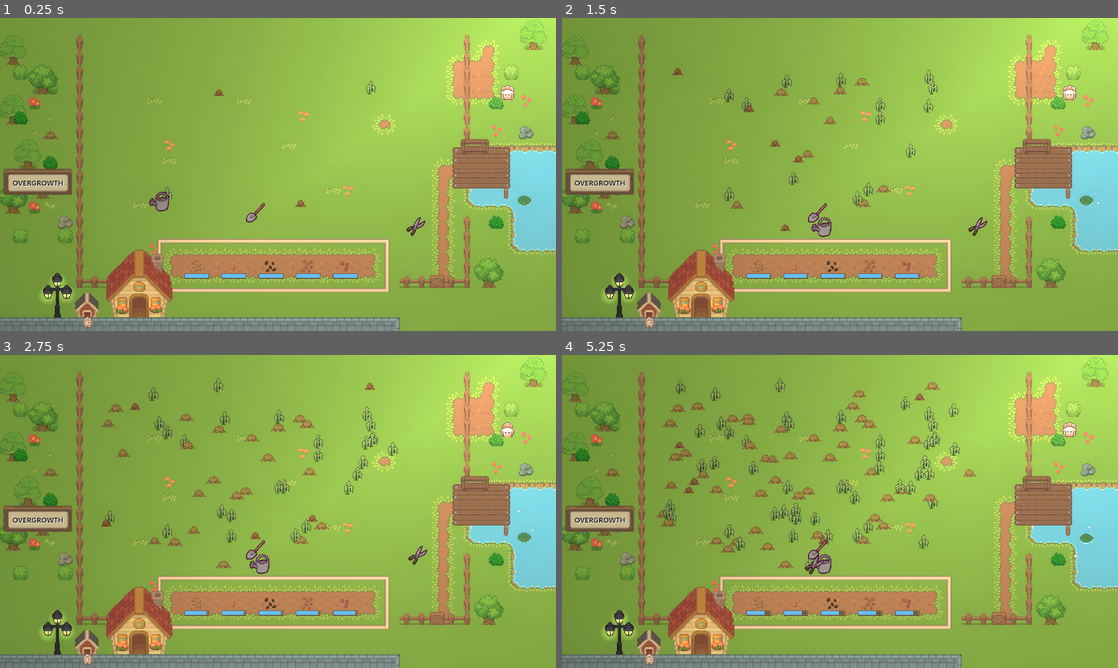
Above: before the commit, frames 1-4 (two rows, left to right).
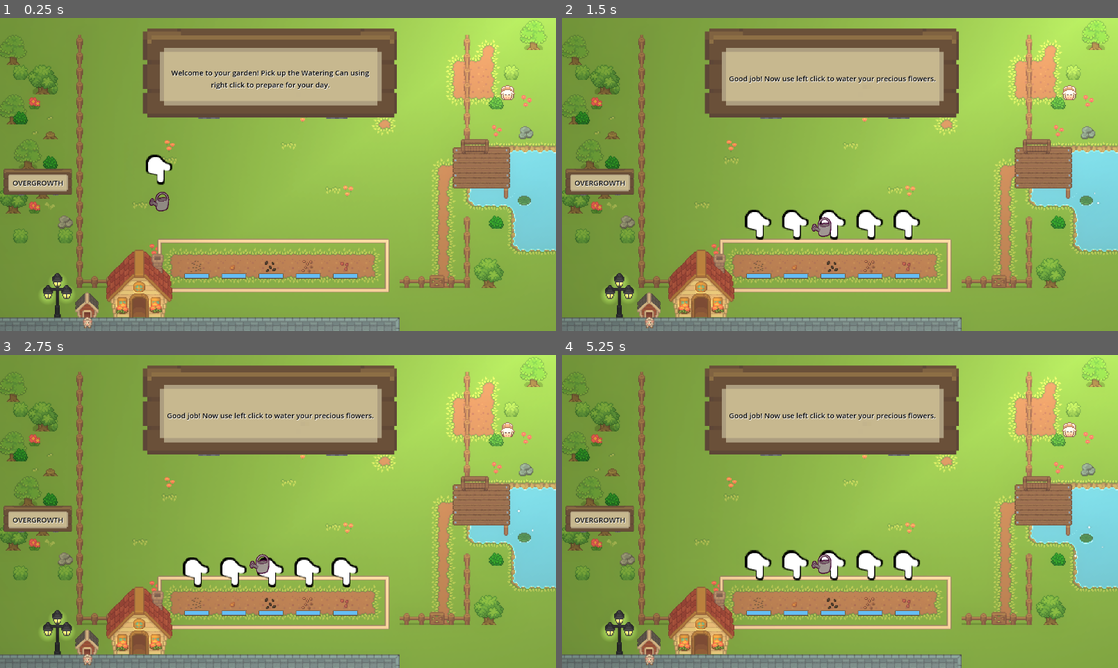
Above: after the commit, the same moments.

Repository: Piggward/GetOutOfMeGarden
Game: Godot game, scene res://scenes/main_scene_art.tscn
Same seed, same stepped clock (60 frames per second), same inputs: the game is played once before the commit and once after it.
Inputs (mouse positions are in pixels of both pictures, inside the frame that each line leads up to):
- Up to frame 1 (0.25 s): no input
- Up to frame 2 (1.5 s): tap Enter at 0.5, 1.25 s; move the mouse to (723, 202) at 0.52 s; press the mouse at (723, 202) at 0.53 s; move the mouse to (817, 212) at 1.27 s; release the mouse at (817, 212) at 1.28 s; right-click (817, 212) at 1.35 s; click (817, 212) at 1.42 s
- Up to frame 3 (2.75 s): tap Enter at 2 s; move the mouse to (417, 564) at 2.02 s; press the mouse at (417, 564) at 2.03 s
- Up to frame 4 (5.25 s): tap Enter at 2.75, 3.5, 4.25 s; move the mouse to (812, 574) at 2.77 s; release the mouse at (812, 574) at 2.78 s; right-click (812, 574) at 2.85 s; click (812, 574) at 2.92 s; move the mouse to (1006, 558) at 3.52 s; press the mouse at (1006, 558) at 3.53 s; move the mouse to (673, 464) at 4.27 s; release the mouse at (673, 464) at 4.28 s; right-click (673, 464) at 4.35 s; click (673, 464) at 4.42 s; move the mouse to (867, 511) at 5.02 s; press the mouse at (867, 511) at 5.03 s

The runs differ from the first frame. In frame 1, 13% of the frame differs, in the area x 25-77%, y 3-70%; in frame 2, 15%; in frame 3, 16%; in frame 4, 17%, in the area x 17-75%, y 3-84%.

Commit message:
ändrat i gamemanager och balanserat lite spelet

Diff:
--- /dev/null
+++ b/scenes/bunny_kill_zone.tscn
@@ -0,0 +1,18 @@
+[gd_scene load_steps=4 format=3 uid="uid://cin1gto4v8a5m"]
+
+[ext_resource type="Script" path="res://scripts/bunny_killer_zone.gd" id="1_1anka"]
+[ext_resource type="Script" path="res://scripts/kill_zone.gd" id="2_qmc7c"]
+
+[sub_resource type="RectangleShape2D" id="RectangleShape2D_qmc7c"]
+size = Vector2(1166, 709)
+
+[node name="Node2D" type="Node2D"]
+script = ExtResource("1_1anka")
+
+[node name="Area2D" type="Area2D" parent="."]
+collision_mask = 8
+script = ExtResource("2_qmc7c")
+
+[node name="CollisionShape2D" type="CollisionShape2D" parent="Area2D"]
+position = Vector2(573, 344.5)
+shape = SubResource("RectangleShape2D_qmc7c")
--- /dev/null
+++ b/scenes/bunny_kill_zone_testing.tscn
@@ -0,0 +1,40 @@
+[gd_scene load_steps=6 format=3 uid="uid://c3f6x0tl0n7rs"]
+
+[ext_resource type="PackedScene" uid="uid://blkawa1nvi8ob" path="res://scenes/flower_bed.tscn" id="1_ggekc"]
+[ext_resource type="PackedScene" uid="uid://5y0mhwbcuqgf" path="res://scenes/bunny.tscn" id="2_jlnme"]
+[ext_resource type="PackedScene" uid="uid://cin1gto4v8a5m" path="res://scenes/bunny_kill_zone.tscn" id="3_jlnme"]
+[ext_resource type="PackedScene" uid="uid://dpg62jqn51xjl" path="res://scenes/bunny_manager.tscn" id="3_jxqmv"]
+[ext_resource type="PackedScene" uid="uid://cw7ektx7rvu53" path="res://scenes/player/player.tscn" id="4_awsuq"]
+
+[node name="Node2D" type="Node2D"]
+
+[node name="FlowerBed" parent="." instance=ExtResource("1_ggekc")]
+position = Vector2(37, 248)
+
+[node name="Bunny" parent="." instance=ExtResource("2_jlnme")]
+position = Vector2(96, 70)
+kill_flower_distance = 1.0
+
+[node name="BunnyManager" parent="." instance=ExtResource("3_jxqmv")]
+position = Vector2(104, 49)
+spawn_area_width = 10.0
+spawn_area_height = 10.0
+
+[node name="Node2D" parent="." instance=ExtResource("3_jlnme")]
+position = Vector2(215, 10)
+scale = Vector2(0.0915148, 0.499927)
+script = null
+
+[node name="Area2D" parent="Node2D" index="0"]
+position = Vector2(2884.78, 4.00058)
+scale = Vector2(-2.2, 1.01429)
+collision_layer = 512
+script = null
+
+[node name="Player" parent="." instance=ExtResource("4_awsuq")]
+position = Vector2(139, 292)
+
+[connection signal="body_entered" from="Node2D/Area2D" to="Bunny" method="_on_area_2d_body_entered"]
+[connection signal="body_exited" from="Node2D/Area2D" to="Bunny" method="_on_area_2d_body_exited"]
+
+[editable path="Node2D"]
--- a/scenes/main_scene_art.tscn
+++ b/scenes/main_scene_art.tscn
@@ -14,11 +14,38 @@
 [ext_resource type="PackedScene" uid="uid://ue117ad88ghi" path="res://scenes/tools/watering_can.tscn" id="6_qceur"]
 [ext_resource type="PackedScene" uid="uid://uoo3t71yuptp" path="res://scenes/spawnable_area.tscn" id="7_smrwv"]
 [ext_resource type="PackedScene" uid="uid://cw7ektx7rvu53" path="res://scenes/player/player.tscn" id="8_smrwv"]
-[ext_resource type="Script" uid="uid://d3wkbtn4suwqm" path="res://scripts/canvas_layer.gd" id="16_01anq"]
+[ext_resource type="Script" path="res://scripts/canvas_layer.gd" id="16_01anq"]
 [ext_resource type="PackedScene" uid="uid://dxq2cnuc4d5rs" path="res://scenes/overgrowth_bar.tscn" id="16_h3kef"]
 [ext_resource type="Texture2D" uid="uid://wa087bm7hq7i" path="res://assets/ui/UI.png" id="18_01anq"]
 [ext_resource type="Script" uid="uid://dwsrb5u1m7wgm" path="res://scenes/next_rect.gd" id="19_emd7q"]
 [ext_resource type="PackedScene" uid="uid://br87xu4ho1sjl" path="res://scenes/general_label.tscn" id="19_wau27"]
+
+[sub_resource type="Animation" id="Animation_emd7q"]
+length = 0.001
+tracks/0/type = "value"
+tracks/0/imported = false
+tracks/0/enabled = true
+tracks/0/path = NodePath("../Boundries/Bounds/CollisionShape2D7:position")
+tracks/0/interp = 1
+tracks/0/loop_wrap = true
+tracks/0/keys = {
+"times": PackedFloat32Array(0),
+"transitions": PackedFloat32Array(1),
+"update": 0,
+"values": [Vector2(211.25, 48)]
+}
+tracks/1/type = "value"
+tracks/1/imported = false
+tracks/1/enabled = true
+tracks/1/path = NodePath("../Boundries/ToolArea/CollisionShape2D:position")
+tracks/1/interp = 1
+tracks/1/loop_wrap = true
+tracks/1/keys = {
+"times": PackedFloat32Array(0),
+"transitions": PackedFloat32Array(1),
+"update": 0,
+"values": [Vector2(343.5, 156)]
+}
 
 [sub_resource type="Animation" id="Animation_wau27"]
 resource_name = "tutorial"
@@ -48,33 +75,6 @@
 "values": [Vector2(343.5, 155), Vector2(343.5, 219)]
 }
 
-[sub_resource type="Animation" id="Animation_emd7q"]
-length = 0.001
-tracks/0/type = "value"
-tracks/0/imported = false
-tracks/0/enabled = true
-tracks/0/path = NodePath("../Boundries/Bounds/CollisionShape2D7:position")
-tracks/0/interp = 1
-tracks/0/loop_wrap = true
-tracks/0/keys = {
-"times": PackedFloat32Array(0),
-"transitions": PackedFloat32Array(1),
-"update": 0,
-"values": [Vector2(211.25, 48)]
-}
-tracks/1/type = "value"
-tracks/1/imported = false
-tracks/1/enabled = true
-tracks/1/path = NodePath("../Boundries/ToolArea/CollisionShape2D:position")
-tracks/1/interp = 1
-tracks/1/loop_wrap = true
-tracks/1/keys = {
-"times": PackedFloat32Array(0),
-"transitions": PackedFloat32Array(1),
-"update": 0,
-"values": [Vector2(343.5, 156)]
-}
-
 [sub_resource type="AnimationLibrary" id="AnimationLibrary_ta3j7"]
 _data = {
 &"RESET": SubResource("Animation_emd7q"),
@@ -303,7 +303,6 @@
 
 [node name="TutorialManager" type="Node" parent="."]
 script = ExtResource("1_h3kef")
-show_tutorial = false
 
 [node name="FirstWeedMarker" type="Marker2D" parent="TutorialManager"]
 position = Vector2(430, 185)
@@ -327,6 +326,11 @@
 }
 
 [node name="GameManager" parent="." instance=ExtResource("1_1fh0c")]
+wave1_weed_amount = 1.5
+wave3_weed_amount = 3.0
+wave4_weed_amount = 4.0
+wave2_root_amount = 3.0
+wave4_root_amount = 3.5
 
 [node name="TileMapLayer" type="TileMapLayer" parent="."]
 texture_filter = 1
@@ -561,6 +565,7 @@
 [connection signal="mouse_entered" from="CanvasLayer/ToolTip/NextRect" to="CanvasLayer/ToolTip/NextRect" method="_on_mouse_entered"]
 [connection signal="mouse_exited" from="CanvasLayer/ToolTip/NextRect" to="CanvasLayer/ToolTip/NextRect" method="_on_mouse_exited"]
 
+[editable path="GameManager"]
 [editable path="SpawnableArea"]
 [editable path="WateringCan"]
 [editable path="CanvasLayer/ToolTip"]
--- a/scripts/flower.gd
+++ b/scripts/flower.gd
@@ -1,7 +1,7 @@
 extends InteractableArea
 class_name  Flower
-var max_water_liters = 20.0     # Maximum water at time
-var current_water_liters = 20.0  # Current watering progress
+var max_water_liters = 40.0     # Maximum water at time
+var current_water_liters = 40.0  # Current watering progress
 
 var can_interact = true
 var start_sprite_id = null
@@ -11,7 +11,7 @@
 @onready var interaction_timer = $InteractionTimer
 @onready var growth_timer = $GrowTimer
 @onready var water_level: ProgressBar = $ProgressBar
-var watering_speed_factor = 0.2
+var watering_speed_factor = 0.4
 var watering_speed = 0
 @onready var sprite_sheet = $Sprite2D
 var has_pointer = false
--- a/scripts/game_manager.gd
+++ b/scripts/game_manager.gd
@@ -1,13 +1,27 @@
 extends Node
 
 @onready var wave_timer: Timer = $WaveTimer
+#spawn rates
+@export var wave1_weed_amount:float
+@export var wave2_weed_amount:float
+@export var wave3_weed_amount:float
+@export var wave4_weed_amount:float
+@export var wave2_root_amount:float
+@export var wave3_root_amount:float
+@export var wave4_root_amount:float
+@export var wave3_bunny_amount:float
+@export var wave4_bunny_amount:float
+
 
 enum GameState {
 	START,
 	WAVE_1,
 	WAVE_2,
-	WAVE_3
+	WAVE_3,
+	WAVE_4
 }
+
+@onready var bunny_manager: Node2D = $"../BunnyManager"
 
 #var spawn_manager: Node
 @onready var spawn_manager: Node = $"../SpawnableArea"
@@ -15,16 +29,24 @@
 
 const SpawnManagerScene = preload("res://scenes/spawnable_area.tscn")
 
+func start_game():
+	_on_start_next_wave_timer_timeout()
+
+func _ready() -> void:
+	wave_timer.stop()
+	Global.game_start.connect(start_game)
+
 func next_wave() -> GameState:
 	match current_state:
 		GameState.START: return GameState.WAVE_1
 		GameState.WAVE_1: return GameState.WAVE_2
 		GameState.WAVE_2: return GameState.WAVE_3
+		GameState.WAVE_3: return GameState.WAVE_4
 	print("[GameManager#next_wave] Unkown current_state: [%s], unable to continue... returning to GameStateSTART" % current_state)
 	return GameState.START
 
 func _on_start_next_wave_timer_timeout() -> void:
-	if current_state == GameState.WAVE_3: return
+	if current_state == GameState.WAVE_4: return
 	var next_state = next_wave()
 	print("[GameManager#_on_start_next_wave_timer_timeout] Update state from: [%s], to: [%s]" % [current_state, next_state])
 	current_state = next_state
@@ -32,10 +54,18 @@
 	# TODO: tell SpawnManager what state we are in/update spawnables objects (and/or their spawnrate)
 	match current_state:
 		GameState.WAVE_1:
-			spawn_manager.start_spawning_object("weed", .1)
+			spawn_manager.start_spawning_object("weed", wave1_weed_amount)
 		GameState.WAVE_2:
-			spawn_manager.start_spawning_object("root", .1)
+			spawn_manager.start_spawning_object("weed", wave2_weed_amount)
+			spawn_manager.start_spawning_object("root", wave2_root_amount)
 		GameState.WAVE_3:
+			spawn_manager.start_spawning_object("weed", wave3_weed_amount)
+			spawn_manager.start_spawning_object("root", wave3_root_amount)
+			bunny_manager._set_spawn_rate(5)
+			bunny_manager.set_spawn(true)
+		GameState.WAVE_4:
+			spawn_manager.start_spawning_object("weed", wave4_weed_amount)
+			spawn_manager.start_spawning_object("root", wave4_root_amount)
 			# TODO
 			pass
 
@@ -48,7 +78,10 @@
 	# Just wait 5s for now
 	var start_next_wave_timer = Timer.new()
 	add_child(start_next_wave_timer)
-	start_next_wave_timer.wait_time = 5.0 # Wait 5.0s for now
+	if(current_state == GameState.WAVE_3):
+		start_next_wave_timer.wait_time = 45.0 # Wait 5.0s for now
+	else:
+		start_next_wave_timer.wait_time = 20.0 # Wait 5.0s for now
 	start_next_wave_timer.one_shot = true
 	start_next_wave_timer.connect("timeout", Callable(self, "_on_start_next_wave_timer_timeout"))
 	start_next_wave_timer.start()
--- a/scripts/spawn_manager.gd
+++ b/scripts/spawn_manager.gd
@@ -26,8 +26,9 @@
 	pass
 
 func _game_start():
-	start_spawning_object("root", .1)
-	start_spawning_object("weed", .1)
+	pass
+	#start_spawning_object("root", .1)
+	#start_spawning_object("weed", .1)
 
 # spawn_rate in s
 func start_spawning_object(object_name: String, spawn_rate: float) -> void:
